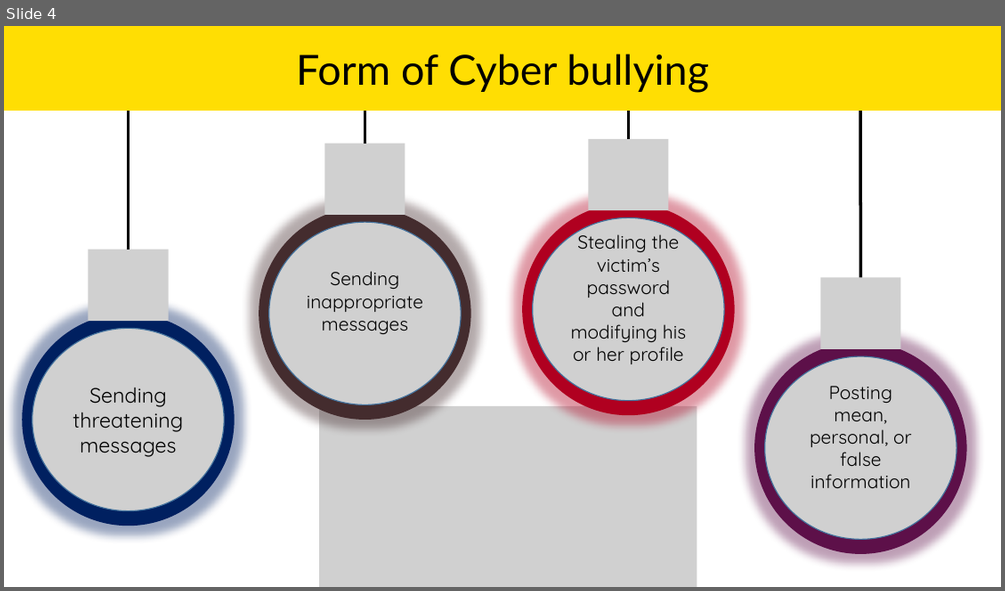
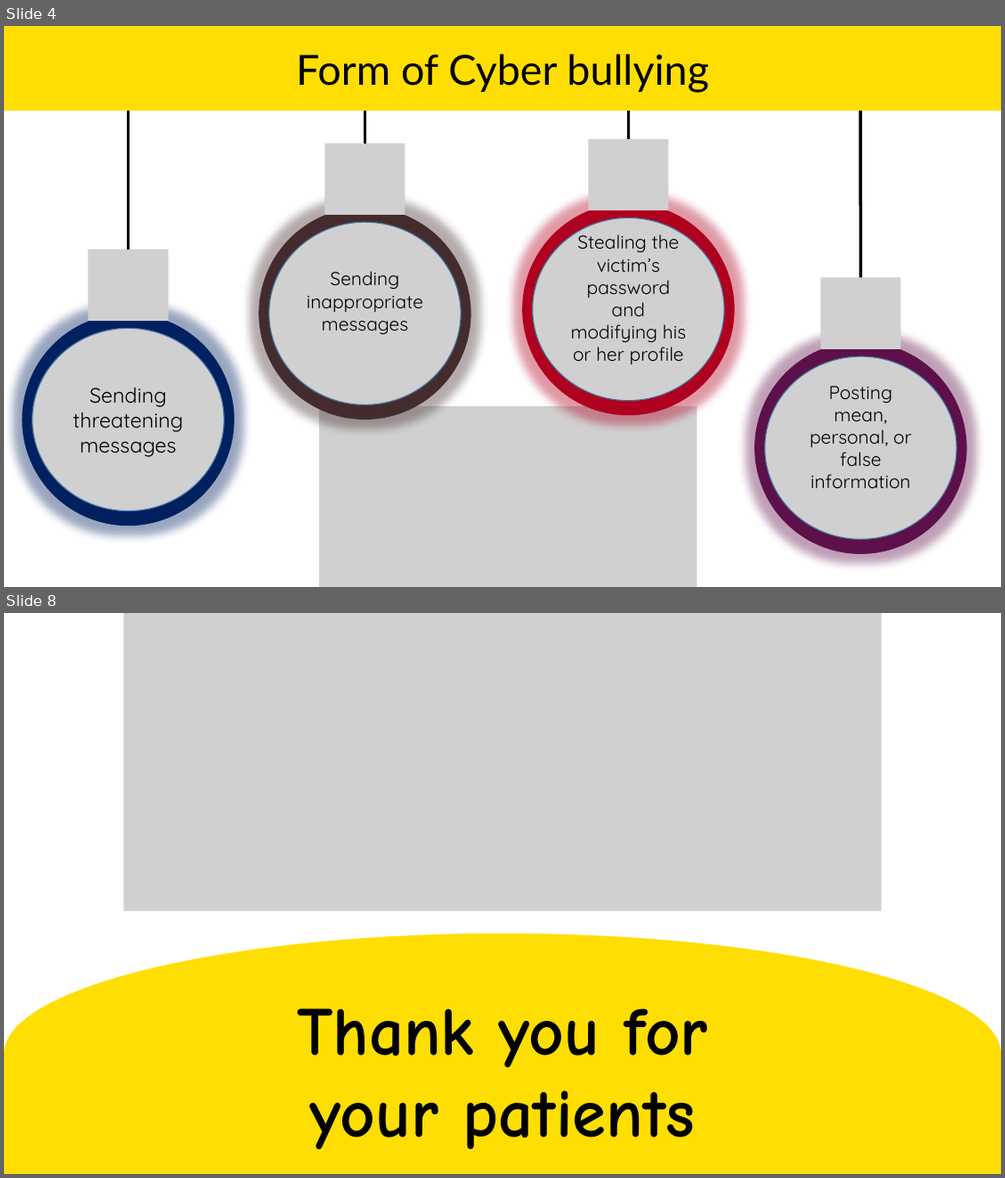
Before and after one commit to atiqahammed/6th-semester, a slide deck: 603-ET/social networking ethical issues.pptx. Shown one above the other, each under a label of ours: slide 4 before the commit, slides 4 and 8 after it; the slides between them are not shown. The pictures are 1005x591 and 1005x1178 pixels, drawn with LibreOffice and Linux fonts; fonts in the diff are those of the drawing; grey boxes stand for pictures. Boxes give left, top, right and bottom in pixels: in the first picture for what was removed or moved away, otherwise in the second. Text is boxed around its words. In the diff, an @@ line names an element or a change of style, - is before the commit and + after.

```diff
--- a/603-ET/social networking ethical issues.pptx
+++ b/603-ET/social networking ethical issues.pptx
@@ slide 8 added at (4, 613, 1001, 1174), background #FFFFFF @@
@@ picture added at (123, 613, 882, 910) @@
@@ flow chart delay added at (4, 933, 1001, 1174), fill #FFDE03 @@
@@ text added at (297, 1008, 708, 1150), 66 pt, text #000000, bold @@
+Thank you for your patients
```
Also in this commit, not shown: 1 slide changed, 3 other slides added, 1 slide removed, 12 other files.
